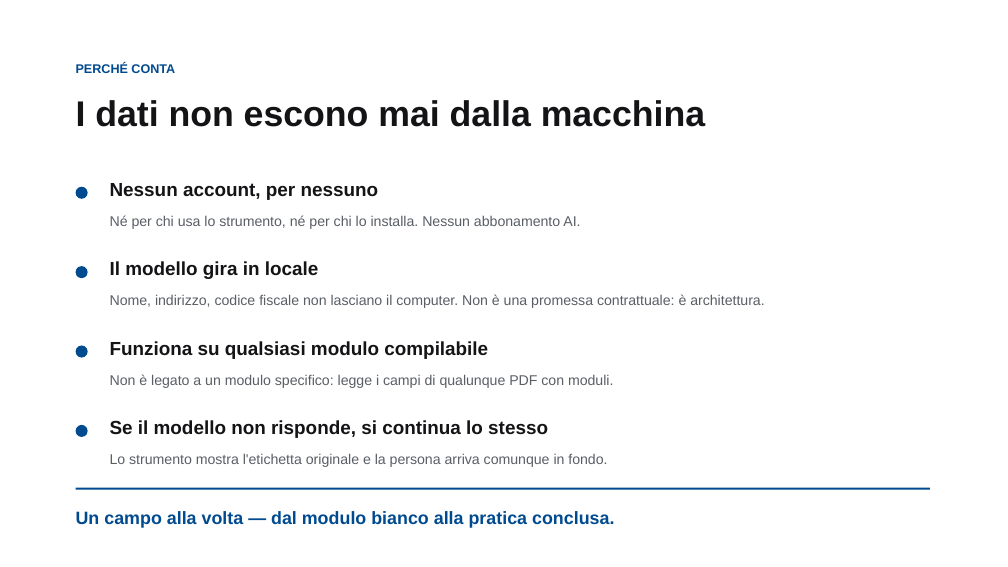
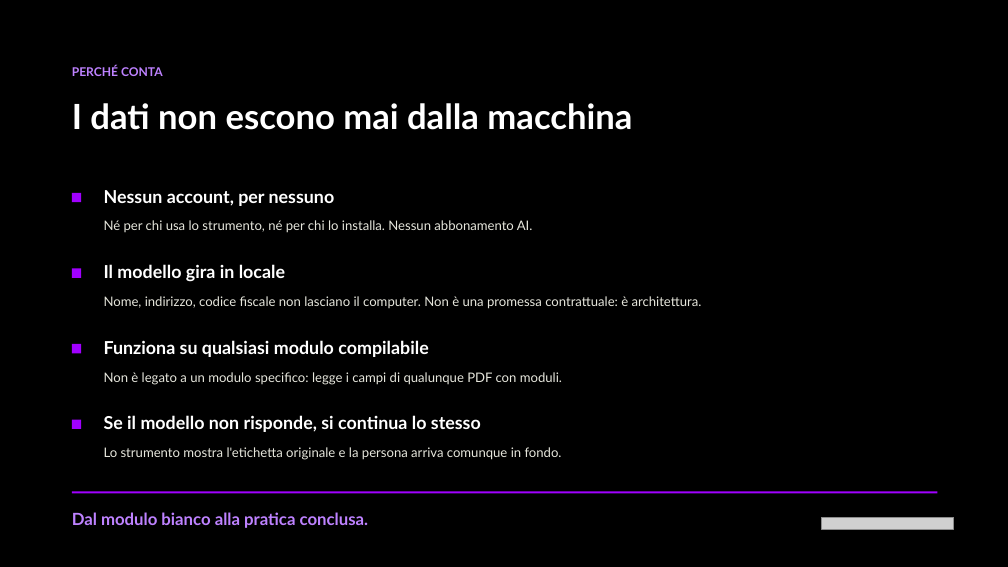
Before and after one commit to lucaCapocciAcn/hagenthon, a slide deck: slide 7 of app/presentation/un-campo-alla-volta.pptx. Drawn at 1008x567 pixels with LibreOffice and Linux fonts; fonts in the diff are those of the drawing; grey boxes stand for pictures. Boxes give left, top, right and bottom in pixels: in the first picture for what was removed or moved away, otherwise in the second. Text is boxed around its words. In the diff, an @@ line names an element or a change of style, - is before the commit and + after.

```diff
--- a/app/presentation/un-campo-alla-volta.pptx
+++ b/app/presentation/un-campo-alla-volta.pptx
@@ rectangle added at (x1=0, y1=0, x2=1008, y2=567), fill #000000 @@
@@ text "PERCHÉ CONTA" at (x1=72, y1=65, x2=163, y2=76): size 12 to 11.5 pt, font Arial to Lato, text colour #004A8F to #BE82FF @@
@@ text "I dati non escono mai ..." at (x1=72, y1=103, x2=632, y2=130): size 34 to 33 pt, font Arial to Lato, text colour #141416 to #FFFFFF @@
@@ rectangle moved from (x1=76, y1=187, x2=88, y2=199) to (x1=72, y1=193, x2=81, y2=202) @@
@@ size 18 to 17 pt, font Arial to Lato, text colour #141416 to #FFFFFF in 4 elements at (x1=104, y1=340, x2=429, y2=357), (x1=104, y1=264, x2=285, y2=282), (x1=104, y1=415, x2=481, y2=432), (x1=104, y1=190, x2=335, y2=206) @@
@@ text "Nessun account, per nessuno" moved from (x1=110, y1=183, x2=379, y2=200) to (x1=104, y1=190, x2=335, y2=206) @@
@@ rectangle moved from (x1=76, y1=266, x2=88, y2=278) to (x1=72, y1=268, x2=81, y2=278) @@
@@ rectangle moved from (x1=76, y1=346, x2=88, y2=358) to (x1=72, y1=344, x2=81, y2=353) @@
@@ ellipse to rectangle; fill #004A8F to #A100FF in 4 elements at (x1=72, y1=268, x2=81, y2=278), (x1=72, y1=344, x2=81, y2=353), (x1=72, y1=193, x2=81, y2=202), (x1=72, y1=420, x2=81, y2=429) @@
@@ rectangle moved from (x1=76, y1=425, x2=88, y2=437) to (x1=72, y1=420, x2=81, y2=429) @@
@@ size 13.5 to 12.5 pt, font Arial to Lato, text colour #5A5F66 to #E6E6DC in 4 elements at (x1=104, y1=296, x2=702, y2=309), (x1=104, y1=372, x2=562, y2=385), (x1=104, y1=220, x2=533, y2=233), (x1=104, y1=447, x2=562, y2=460) @@
@@ rectangle resized from (x1=76, y1=488, x2=930, y2=490) to (x1=72, y1=492, x2=938, y2=494) @@
@@ rectangle at (x1=72, y1=492, x2=938, y2=494): fill #004A8F to #A100FF @@
@@ text at (x1=72, y1=512, x2=368, y2=528): text changed; size 17 to 16 pt; font Arial to Lato; text colour #004A8F to #BE82FF @@
-Un campo alla volta — dal modulo bianco alla pratica conclusa.
+Dal modulo bianco alla pratica conclusa.
@@ picture added at (x1=821, y1=517, x2=954, y2=529) @@
```
Also in this commit, not shown: 6 other slides changed, 5 other files.
